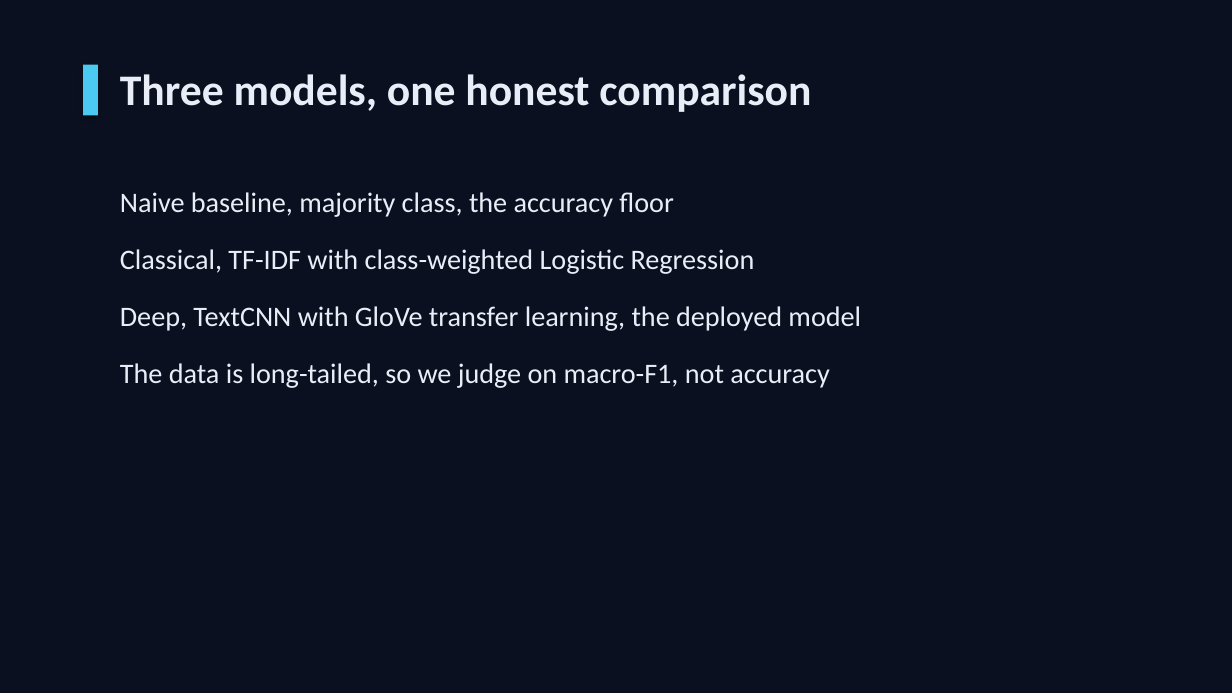
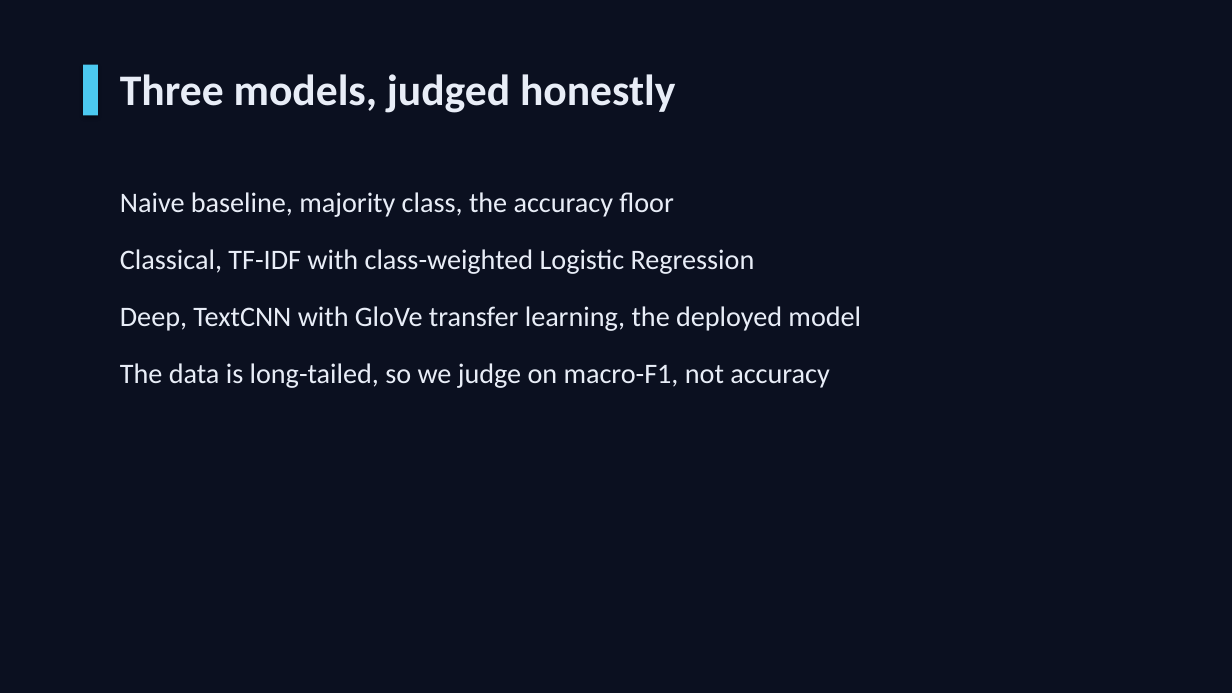
Before and after one commit to hanfuzhao/autotriage-ai, a slide deck: slide 5 of PITCH.pptx. Drawn at 1232x693 pixels with LibreOffice and Linux fonts; fonts in the diff are those of the drawing. Boxes give left, top, right and bottom in pixels: in the first picture for what was removed or moved away, otherwise in the second. Text is boxed around its words. In the diff, an @@ line names an element or a change of style, - is before the commit and + after.

```diff
--- a/PITCH.pptx
+++ b/PITCH.pptx
@@ text at (x1=120, y1=74, x2=675, y2=113): text changed @@
-Three models, one honest comparison
+Three models, judged honestly
```
Also in this commit, not shown: 5 other slides changed, 1 slide added, 1 slide removed, 8 other files.
